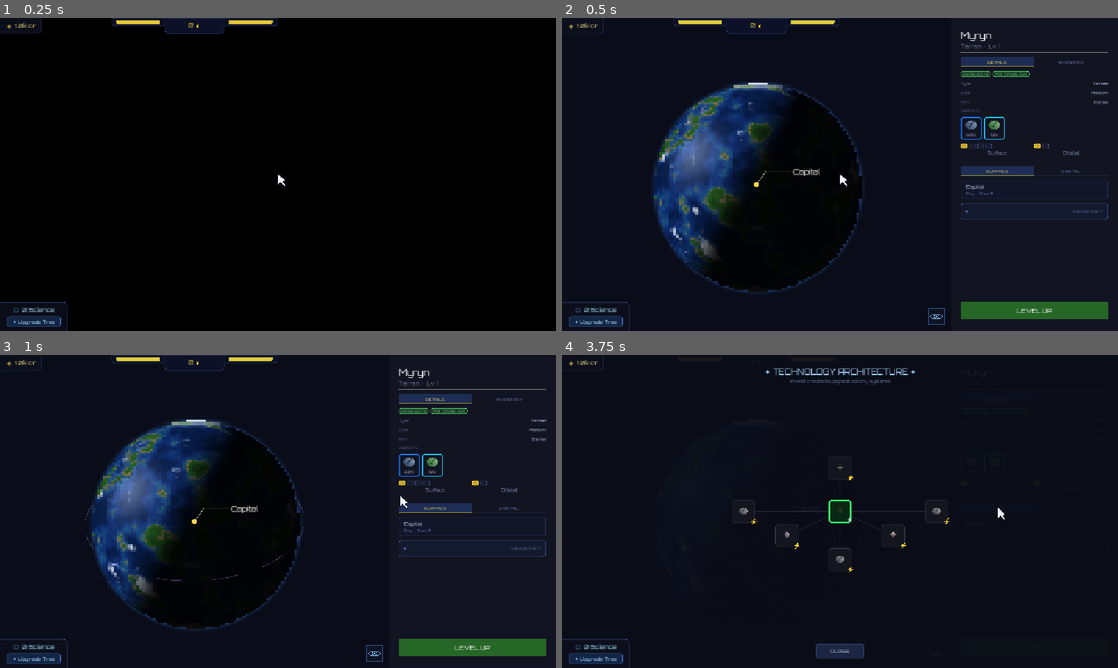
Above: before the commit, frames 1-4 (two rows, left to right).
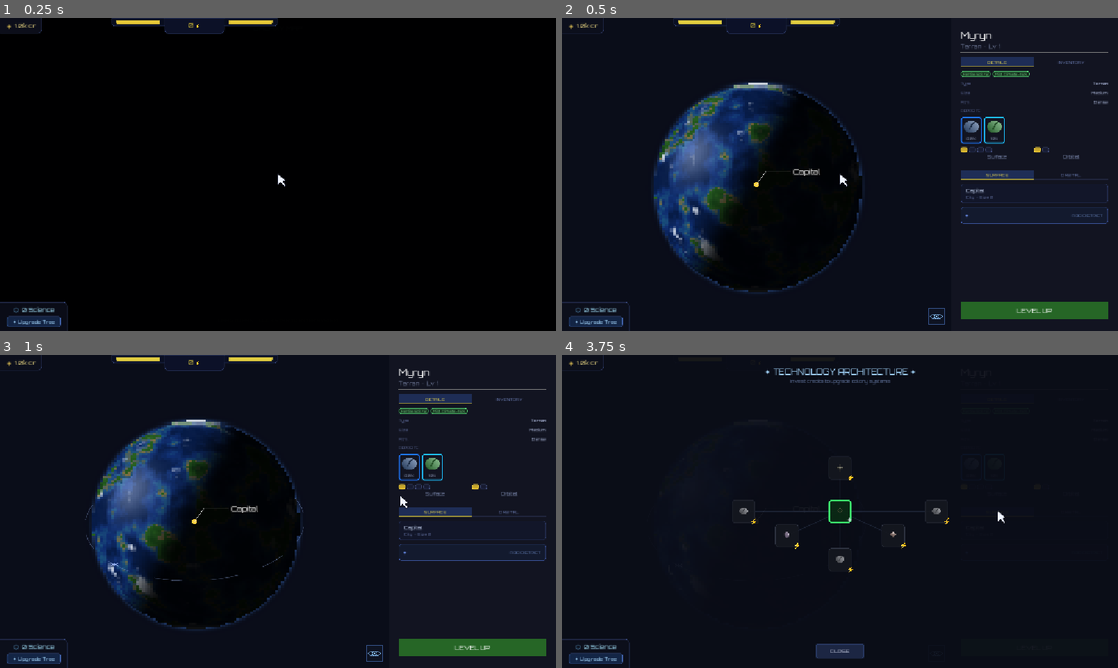
Above: after the commit, the same moments.

Repository: Sasete/Voidle
Game: Godot game, scene res://scenes/galaxy/GalaxyView.tscn
The game is run twice, just before and just after one commit, with the same random seed, the same clock (stepped at 60 frames per second) and the same inputs.
Inputs (mouse positions are in pixels of both pictures, inside the frame that each line leads up to):
- Up to frame 1 (0.25 s): no input
- Up to frame 2 (0.5 s): no input
- Up to frame 3 (1 s): tap Enter at 0.5 s; move the mouse to (400, 495) at 0.52 s; hold Up from 0.53 s (still down); tap C at 0.6 s; click (400, 495) at 0.67 s
- Up to frame 4 (3.75 s): release Up at 1.25 s; click "✦ Upgrade Tree" at 1.25 s; click "DETAILS" at 2 s; click "INVENTORY" at 2.75 s; click "SURFACE" at 3.5 s

Frame 1 is identical in both runs. In frame 2, 1.5% of the frame differs, in the area x 71-99%, y 32-66%; in frame 3, 1.5%; in frame 4, less than 0.1%.

Commit message:
MineralIcon

Diff:
--- a/scripts/planetary/PlanetaryView.gd
+++ b/scripts/planetary/PlanetaryView.gd
@@ -717,6 +717,7 @@
 	var icon_rect := TextureRect.new()
 	icon_rect.texture   = tex
 	icon_rect.mouse_filter = Control.MOUSE_FILTER_IGNORE
+	icon_rect.expand_mode = TextureRect.EXPAND_IGNORE_SIZE
 
 	if show_count:
 		var vbox := VBoxContainer.new()
@@ -725,7 +726,7 @@
 		vbox.mouse_filter = Control.MOUSE_FILTER_IGNORE
 		card.add_child(vbox)
 
-		icon_rect.custom_minimum_size   = Vector2(22, 22)
+		icon_rect.custom_minimum_size   = Vector2(28, 28)
 		icon_rect.stretch_mode          = TextureRect.STRETCH_KEEP_ASPECT_CENTERED
 		icon_rect.size_flags_horizontal = Control.SIZE_SHRINK_CENTER
 		vbox.add_child(icon_rect)
@@ -733,7 +734,7 @@
 		var count_lbl := Label.new()
 		count_lbl.text = _fmt_amount(stored)
 		count_lbl.horizontal_alignment = HORIZONTAL_ALIGNMENT_CENTER
-		_apply_orbitron(count_lbl, 8)
+		_apply_orbitron(count_lbl, 10)
 		count_lbl.add_theme_color_override("font_color",
 			Color(0.95, 0.97, 1.0) if stored > 0.0 else Color(0.42, 0.45, 0.55))
 		count_lbl.mouse_filter = Control.MOUSE_FILTER_IGNORE
@@ -759,7 +760,7 @@
 		vbox2.mouse_filter = Control.MOUSE_FILTER_IGNORE
 		card.add_child(vbox2)
 
-		icon_rect.custom_minimum_size   = Vector2(24, 24)
+		icon_rect.custom_minimum_size   = Vector2(32, 32)
 		icon_rect.stretch_mode          = TextureRect.STRETCH_KEEP_ASPECT_CENTERED
 		icon_rect.size_flags_horizontal = Control.SIZE_SHRINK_CENTER
 		vbox2.add_child(icon_rect)
--- a/scripts/ui/MineralIcon.gd
+++ b/scripts/ui/MineralIcon.gd
@@ -1,147 +1,168 @@
-## Generates 18×18 procedural pixel-art mineral icons.
-## Shape encodes tier (T1=ore blob, T2=crystal, T3=gem, T4=cross, T5=hollow diamond).
-## Color is tinted from ResourceData.display_color (hue = rarity, brightness = tier).
 class_name MineralIcon
 extends RefCounted
 
-const SIZE := 18
+const BASE_SIZE := 16
+const EXPORT_SIZE := 32 # 16x16 çizilip 32x32'ye pürüzsüz scale edilecek (Tam pixel-art büyüklüğü)
 
-# ── Base shapes ───────────────────────────────────────────────────────────────
+static var _noise_tex: FastNoiseLite = null
 
-# T1: rounded ore blob
-static var _T1: Array[int] = [
-	0, 8160, 32760, 65532, 131070, 131070,
-	262143, 262143, 262143, 262143,
-	131070, 131070, 65532, 32760, 8160, 0, 0, 0,
-]
+# ASCII tabanlı kalıplar:
+# ' ' : Boşluk (Saydam)
+# 'X' : Dış Çizgi (Çok koyu outline)
+# '.' : Ana Maden Rengi (Noise ile doku alır)
+# 'O' : Aydınlık İç Çizgi / Yüzey
+# '#' : Karanlık İç Çizgi / Yüzey
+# 'M' : Metalik Gri Kısım (Pinler ve Kapaklar)
 
-# T2: crystal prism — flat top, wide middle, pointed bottom
-static var _T2: Array[int] = [
-	0, 0,
-	4032,   # row 2  flat top 6px  (cols 6-11)
-	8160,   # row 3  8px  (cols 5-12)
-	16368,  # row 4  10px (cols 4-13)
-	16368,  # row 5
-	16368,  # row 6
-	16368,  # row 7
-	16368,  # row 8
-	16368,  # row 9
-	8160,   # row 10 tapering
-	4032,   # row 11
-	1920,   # row 12 4px
-	768,    # row 13 bottom point 2px
-	0, 0, 0, 0,
-]
+const TEMPLATES: Dictionary = {
+	1: [ # T1: Kaya / Ore
+		"                ",
+		"     XXXX       ",
+		"   XXOOOOXX     ",
+		"  XOOOOOOOOX    ",
+		" XOO.......#X   ",
+		" XOO........X   ",
+		"XO..........#X  ",
+		"X.....##.....X  ",
+		"X.....#......X  ",
+		" X..........X   ",
+		" X..#X..#..#X   ",
+		"  XXX XX XXX    ",
+		"                ",
+		"                ",
+		"                ",
+		"                "
+	],
+	2: [ # T2: Ingot (Külçe)
+		"                ",
+		"                ",
+		"                ",
+		"   XXXXXXXXXX   ",
+		"  XOOOOOOOOOOX  ",
+		" XOOOOOOOOOOOOX ",
+		" X............X ",
+		" X............X ",
+		" X............X ",
+		" X############X ",
+		" X############X ",
+		"  XXXXXXXXXXXX  ",
+		"                ",
+		"                ",
+		"                ",
+		"                "
+	],
+	3: [ # T3: Alloy Box (Kalın Alaşım)
+		"                ",
+		"      XXXX      ",
+		"    XXOOOOXX    ",
+		"   XOOOOOOOOX   ",
+		"  XOOXXXXXXOOX  ",
+		"  XOXX....XXOX  ",
+		"  XOX......XOX  ",
+		"  XOX......XOX  ",
+		"  XOXX....XXOX  ",
+		"  X##XXXXXX##X  ",
+		"   X########X   ",
+		"    XX####XX    ",
+		"      XXXX      ",
+		"                ",
+		"                ",
+		"                "
+	],
+	4: [ # T4: Microchip
+		"                ",
+		"    XXXXXXXX    ",
+		"  XXMXXXXXXMXX  ",
+		"  XM.OOOOOO.MX  ",
+		"  XXO######OXX  ",
+		"  XM.O....O.MX  ",
+		"  XXO#XXXX#OXX  ",
+		"  XM.OXXXXO.MX  ",
+		"  XXO#XXXX#OXX  ",
+		"  XM.O....O.MX  ",
+		"  XXO######OXX  ",
+		"  XM.OOOOOO.MX  ",
+		"  XXMXXXXXXMXX  ",
+		"    XXXXXXXX    ",
+		"                ",
+		"                "
+	],
+	5: [ # T5: Canister (Kapsül)
+		"                ",
+		"     XXXXXX     ",
+		"    XMMMMMMX    ",
+		"    XMMMMMMX    ",
+		"    XXXXXXXX    ",
+		"    XOO..##X    ",
+		"    XO....#X    ",
+		"    XO....#X    ",
+		"    XO....#X    ",
+		"    XO....#X    ",
+		"    XO....#X    ",
+		"    XXXXXXXX    ",
+		"    XMMMMMMX    ",
+		"    XMMMMMMX    ",
+		"     XXXXXX     ",
+		"                "
+	]
+}
 
-# T3: solid diamond gem (rhombus)
-static var _T3: Array[int] = [
-	0, 768, 1920, 4032, 8160, 16368,
-	32760,
-	16368, 8160, 4032, 1920, 768, 0, 0, 0, 0, 0, 0,
-]
+## Generates a HYBRID PIXEL-ART icon (ASCII Shape + Procedural Texture).
+static func make(tier: int, base_color: Color) -> ImageTexture:
+	if _noise_tex == null:
+		_noise_tex = FastNoiseLite.new()
+		_noise_tex.noise_type = FastNoiseLite.TYPE_SIMPLEX_SMOOTH
+		_noise_tex.frequency = 0.2
 
-# T4: engineering cross / plus
-# Vertical bar: cols 8-9 (rows 1-16), Horizontal bar: cols 2-15 (rows 7-9)
-static var _T4: Array[int] = [
-	0,
-	768, 768, 768, 768, 768, 768,          # rows 1-6: vertical bar only (cols 8-9)
-	65532, 65532, 65532,                    # rows 7-9: full horizontal (cols 2-15) ∪ vertical
-	768, 768, 768, 768, 768, 768, 768, 0,  # rows 10-16: vertical bar only
-]
+	var img := Image.create_empty(BASE_SIZE, BASE_SIZE, false, Image.FORMAT_RGBA8)
+	_noise_tex.seed = int(base_color.to_html().hash() + tier * 100)
 
-# T5: hollow diamond (outline only — advanced/core material)
-static var _T5: Array[int] = [
-	0,
-	768,    # row 1:  cols 8-9   (tip)
-	1920,   # row 2:  cols 7-10
-	2112,   # row 3:  cols 6,11  (edge only)
-	4128,   # row 4:  cols 5,12
-	8208,   # row 5:  cols 4,13
-	16392,  # row 6:  cols 3,14  (widest)
-	8208,   # row 7:  cols 4,13
-	4128,   # row 8:  cols 5,12
-	2112,   # row 9:  cols 6,11
-	1152,   # row 10: cols 7,10
-	768,    # row 11: cols 8-9   (tip)
-	0, 0, 0, 0, 0, 0,
-]
+	var template: Array = TEMPLATES.get(tier, TEMPLATES[1])
 
-# ── Detail overlays ───────────────────────────────────────────────────────────
+	for y in range(BASE_SIZE):
+		var row: String = template[y]
+		for x in range(BASE_SIZE):
+			var char_val = row[x]
+			if char_val == ' ':
+				continue # Transparent
 
-# T1: diagonal dark vein
-static var _T1_detail: Array[int] = [
-	0, 0, 4096, 6144, 3072, 1536,
-	512, 768, 256, 128, 192, 0, 0, 0, 0, 0, 0, 0,
-]
+			var c := base_color
 
-# T2: bright right-edge facet (light hits the right crystal face)
-static var _T2_detail: Array[int] = [
-	0, 0,
-	2048,  # row 2  col 11 (right of flat top)
-	4096,  # row 3  col 12
-	8192,  # row 4  col 13
-	8192,  # row 5
-	4096,  # row 6
-	2048,  # row 7
-	0, 0, 0, 0, 0, 0, 0, 0, 0, 0,
-]
+			match char_val:
+				'X': # Dış Çizgi
+					c = c.darkened(0.75)
+					c.a = 1.0
 
-# T3: upper triangular facet
-static var _T3_detail: Array[int] = [
-	0, 0, 512, 768, 1920, 4032, 0, 0, 0, 0, 0, 0, 0, 0, 0, 0, 0, 0,
-]
+				'O': # Aydınlık Yüzey / Edge
+					c = c.lightened(0.3)
 
-# T4: bright center junction highlight
-static var _T4_detail: Array[int] = [
-	0, 0, 0, 0, 0, 0, 0,
-	768, 768, 768,  # rows 7-9: center cross junction
-	0, 0, 0, 0, 0, 0, 0, 0,
-]
+				'#': # Karanlık Yüzey / Edge
+					c = c.darkened(0.4)
 
-# T5: no detail (the hollow outline is distinctive enough)
-static var _T5_detail: Array[int] = [
-	0, 0, 0, 0, 0, 0, 0, 0, 0, 0, 0, 0, 0, 0, 0, 0, 0, 0,
-]
+				'M': # Metalik Gri (Pin/Kapak)
+					# Biraz mavi/mor tonlu şık bir uzay metali
+					c = Color(0.45, 0.48, 0.55)
+					# Ufak ışık oyunları
+					if y % 2 == 0: c = c.lightened(0.1)
 
-static func make(tier: int, base_color: Color) -> ImageTexture:
-	var mask:        Array[int]
-	var detail:      Array[int]
-	var dark_detail: bool
+				'.': # Ana Doku (Procedural Noise & Dithering)
+					var n_tex = _noise_tex.get_noise_2d(x * 1.5, y * 1.5)
 
-	match tier:
-		1:
-			mask = _T1; detail = _T1_detail; dark_detail = true
-		2:
-			mask = _T2; detail = _T2_detail; dark_detail = false
-		3:
-			mask = _T3; detail = _T3_detail; dark_detail = false
-		4:
-			mask = _T4; detail = _T4_detail; dark_detail = false
-		_:  # T5+
-			mask = _T5; detail = _T5_detail; dark_detail = false
+					# Renk Paleti Kademeleri (Dithering etkisi)
+					if n_tex < -0.2:
+						c = c.darkened(0.2)
+					elif n_tex < 0.3:
+						pass # Base color
+					elif n_tex < 0.6:
+						c = c.lightened(0.2)
+					else:
+						# Specular/Damar (Çok nadir aydınlık nokta)
+						c.h = wrapf(c.h + 0.05, 0.0, 1.0)
+						c.s = clampf(c.s - 0.3, 0.2, 1.0)
+						c = c.lightened(0.5)
 
-	var img := Image.create(SIZE, SIZE, false, Image.FORMAT_RGBA8)
-	img.fill(Color(0, 0, 0, 0))
+			img.set_pixel(x, y, c)
 
-	var highlight := base_color.lightened(0.50)
-	var shadow    := base_color.darkened(0.45)
-	var vein      := base_color.darkened(0.60)
-	var facet     := base_color.lightened(0.70)
-
-	for y in SIZE:
-		var row:        int = mask[y]
-		var detail_row: int = detail[y]
-		for x in SIZE:
-			if not (row & (1 << x)):
-				continue
-			if detail_row & (1 << x):
-				var dc := vein if dark_detail else facet
-				dc.a = 1.0
-				img.set_pixel(x, y, dc)
-				continue
-			var t: float = (float(x) + float(SIZE - 1 - y)) / float((SIZE - 1) * 2)
-			var px_col := shadow.lerp(highlight, t)
-			px_col.a = 1.0
-			img.set_pixel(x, y, px_col)
-
+	# Nearest Neighbor ile büyüt (Tam keskin pikseller)
+	img.resize(EXPORT_SIZE, EXPORT_SIZE, Image.INTERPOLATE_NEAREST)
 	return ImageTexture.create_from_image(img)
--- /dev/null
+++ b/scripts/ui/MineralIcon_backup.gd
@@ -0,0 +1,147 @@
+## Generates 18×18 procedural pixel-art mineral icons.
+## Shape encodes tier (T1=ore blob, T2=crystal, T3=gem, T4=cross, T5=hollow diamond).
+## Color is tinted from ResourceData.display_color (hue = rarity, brightness = tier).
+class_name MineralIcon
+extends RefCounted
+
+const SIZE := 18
+
+# ── Base shapes ───────────────────────────────────────────────────────────────
+
+# T1: rounded ore blob
+static var _T1: Array[int] = [
+	0, 8160, 32760, 65532, 131070, 131070,
+	262143, 262143, 262143, 262143,
+	131070, 131070, 65532, 32760, 8160, 0, 0, 0,
+]
+
+# T2: crystal prism — flat top, wide middle, pointed bottom
+static var _T2: Array[int] = [
+	0, 0,
+	4032,   # row 2  flat top 6px  (cols 6-11)
+	8160,   # row 3  8px  (cols 5-12)
+	16368,  # row 4  10px (cols 4-13)
+	16368,  # row 5
+	16368,  # row 6
+	16368,  # row 7
+	16368,  # row 8
+	16368,  # row 9
+	8160,   # row 10 tapering
+	4032,   # row 11
+	1920,   # row 12 4px
+	768,    # row 13 bottom point 2px
+	0, 0, 0, 0,
+]
+
+# T3: solid diamond gem (rhombus)
+static var _T3: Array[int] = [
+	0, 768, 1920, 4032, 8160, 16368,
+	32760,
+	16368, 8160, 4032, 1920, 768, 0, 0, 0, 0, 0, 0,
+]
+
+# T4: engineering cross / plus
+# Vertical bar: cols 8-9 (rows 1-16), Horizontal bar: cols 2-15 (rows 7-9)
+static var _T4: Array[int] = [
+	0,
+	768, 768, 768, 768, 768, 768,          # rows 1-6: vertical bar only (cols 8-9)
+	65532, 65532, 65532,                    # rows 7-9: full horizontal (cols 2-15) ∪ vertical
+	768, 768, 768, 768, 768, 768, 768, 0,  # rows 10-16: vertical bar only
+]
+
+# T5: hollow diamond (outline only — advanced/core material)
+static var _T5: Array[int] = [
+	0,
+	768,    # row 1:  cols 8-9   (tip)
+	1920,   # row 2:  cols 7-10
+	2112,   # row 3:  cols 6,11  (edge only)
+	4128,   # row 4:  cols 5,12
+	8208,   # row 5:  cols 4,13
+	16392,  # row 6:  cols 3,14  (widest)
+	8208,   # row 7:  cols 4,13
+	4128,   # row 8:  cols 5,12
+	2112,   # row 9:  cols 6,11
+	1152,   # row 10: cols 7,10
+	768,    # row 11: cols 8-9   (tip)
+	0, 0, 0, 0, 0, 0,
+]
+
+# ── Detail overlays ───────────────────────────────────────────────────────────
+
+# T1: diagonal dark vein
+static var _T1_detail: Array[int] = [
+	0, 0, 4096, 6144, 3072, 1536,
+	512, 768, 256, 128, 192, 0, 0, 0, 0, 0, 0, 0,
+]
+
+# T2: bright right-edge facet (light hits the right crystal face)
+static var _T2_detail: Array[int] = [
+	0, 0,
+	2048,  # row 2  col 11 (right of flat top)
+	4096,  # row 3  col 12
+	8192,  # row 4  col 13
+	8192,  # row 5
+	4096,  # row 6
+	2048,  # row 7
+	0, 0, 0, 0, 0, 0, 0, 0, 0, 0,
+]
+
+# T3: upper triangular facet
+static var _T3_detail: Array[int] = [
+	0, 0, 512, 768, 1920, 4032, 0, 0, 0, 0, 0, 0, 0, 0, 0, 0, 0, 0,
+]
+
+# T4: bright center junction highlight
+static var _T4_detail: Array[int] = [
+	0, 0, 0, 0, 0, 0, 0,
+	768, 768, 768,  # rows 7-9: center cross junction
+	0, 0, 0, 0, 0, 0, 0, 0,
+]
+
+# T5: no detail (the hollow outline is distinctive enough)
+static var _T5_detail: Array[int] = [
+	0, 0, 0, 0, 0, 0, 0, 0, 0, 0, 0, 0, 0, 0, 0, 0, 0, 0,
+]
+
+static func make(tier: int, base_color: Color) -> ImageTexture:
+	var mask:        Array[int]
+	var detail:      Array[int]
+	var dark_detail: bool
+
+	match tier:
+		1:
+			mask = _T1; detail = _T1_detail; dark_detail = true
+		2:
+			mask = _T2; detail = _T2_detail; dark_detail = false
+		3:
+			mask = _T3; detail = _T3_detail; dark_detail = false
+		4:
+			mask = _T4; detail = _T4_detail; dark_detail = false
+		_:  # T5+
+			mask = _T5; detail = _T5_detail; dark_detail = false
+
+	var img := Image.create(SIZE, SIZE, false, Image.FORMAT_RGBA8)
+	img.fill(Color(0, 0, 0, 0))
+
+	var highlight := base_color.lightened(0.50)
+	var shadow    := base_color.darkened(0.45)
+	var vein      := base_color.darkened(0.60)
+	var facet     := base_color.lightened(0.70)
+
+	for y in SIZE:
+		var row:        int = mask[y]
+		var detail_row: int = detail[y]
+		for x in SIZE:
+			if not (row & (1 << x)):
+				continue
+			if detail_row & (1 << x):
+				var dc := vein if dark_detail else facet
+				dc.a = 1.0
+				img.set_pixel(x, y, dc)
+				continue
+			var t: float = (float(x) + float(SIZE - 1 - y)) / float((SIZE - 1) * 2)
+			var px_col := shadow.lerp(highlight, t)
+			px_col.a = 1.0
+			img.set_pixel(x, y, px_col)
+
+	return ImageTexture.create_from_image(img)
Not shown, added: scripts/ui/MineralIcon_backup.gd.uid
